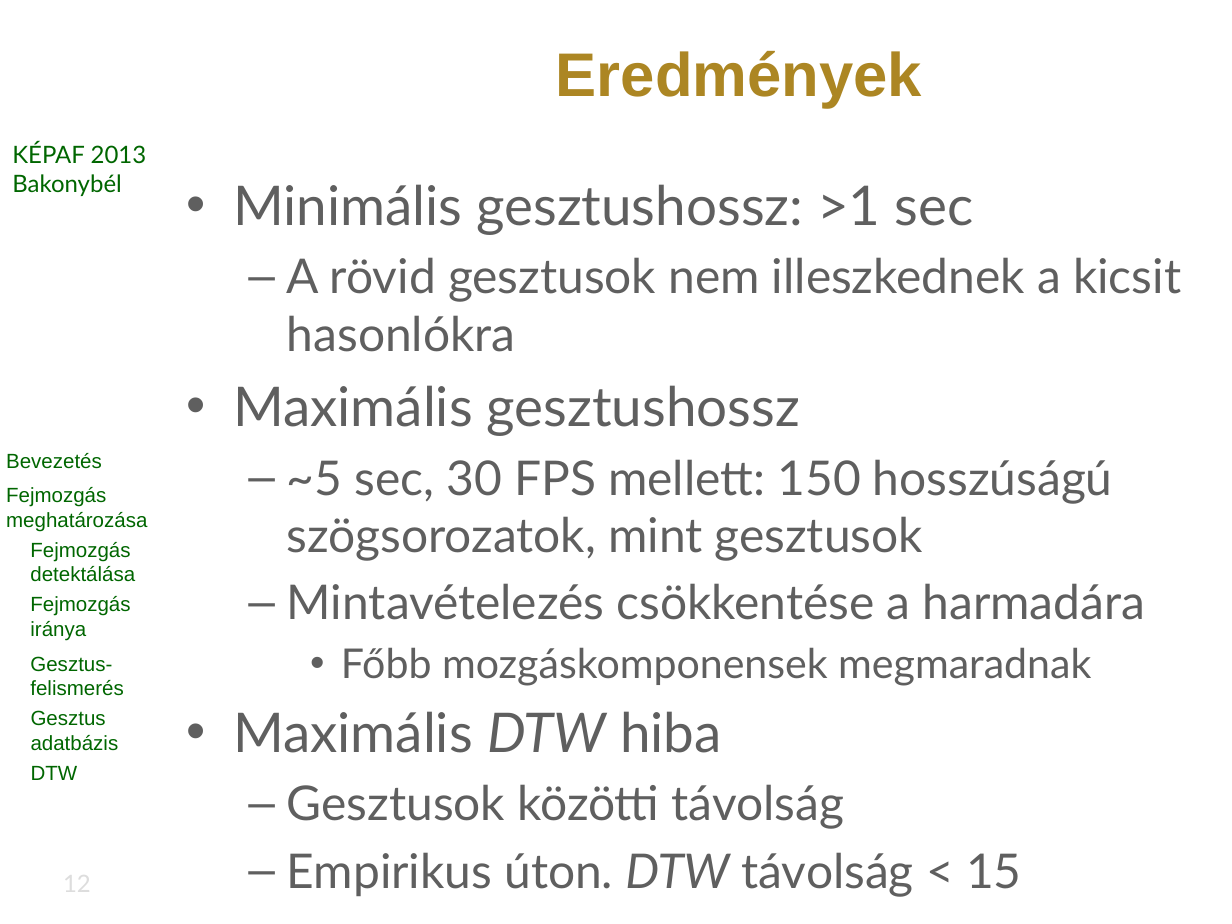
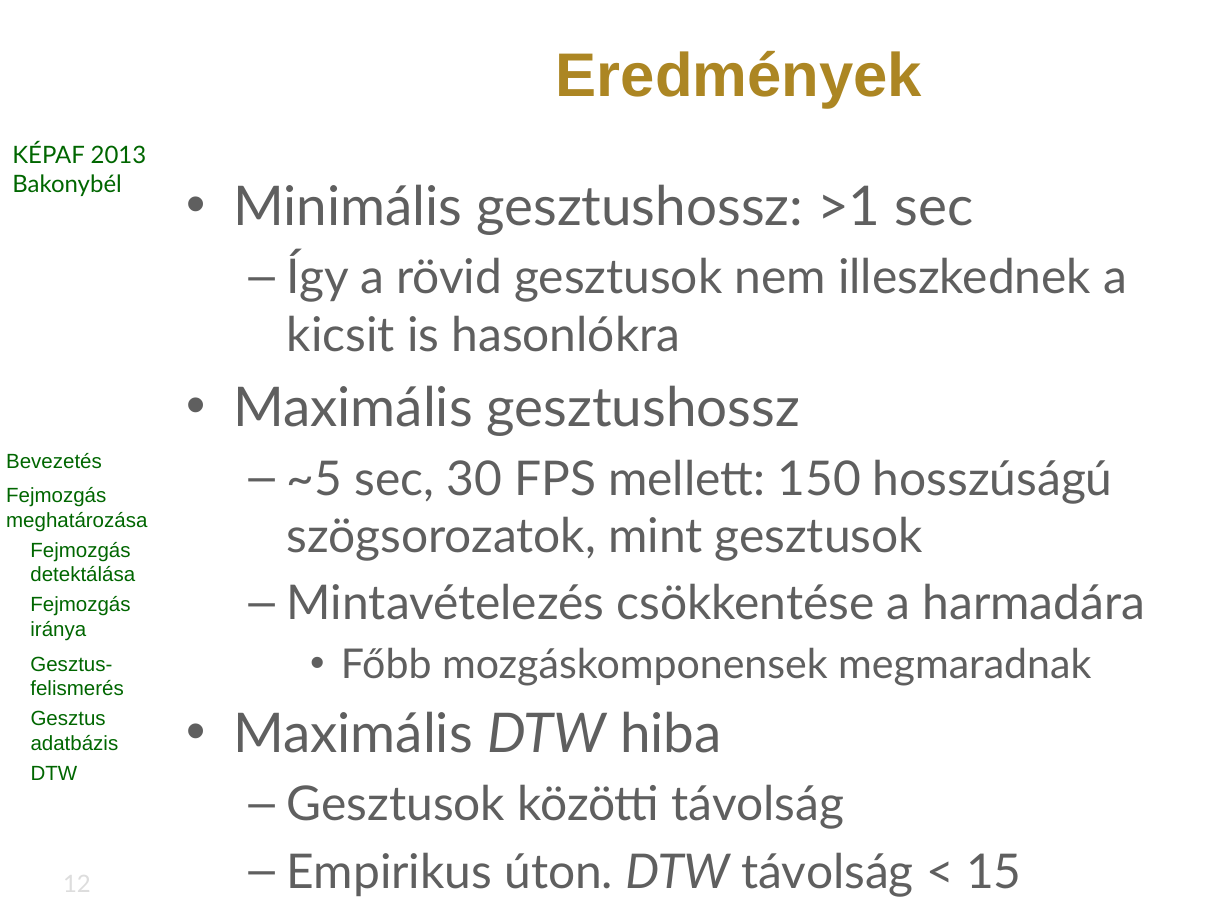
Before and after one commit to vohoaiviet/face-gesture-api, a slide deck: slide 12 of HeadMovement/research/kepaf/ppt/bertok.kornel.kepaf.2013.pptx. Drawn at 1232x924 pixels with LibreOffice and Linux fonts; fonts in the diff are those of the drawing; background and template pictures are left out. Boxes give left, top, right and bottom in pixels: in the first picture for what was removed or moved away, otherwise in the second. Text is boxed around its words. In the diff, an @@ line names an element or a change of style, - is before the commit and + after.

```diff
--- a/HeadMovement/research/kepaf/ppt/bertok.kornel.kepaf.2013.pptx
+++ b/HeadMovement/research/kepaf/ppt/bertok.kornel.kepaf.2013.pptx
@@ text at (x1=287, y1=251, x2=1127, y2=352): text changed @@
-  – A rövid gesztusok nem illeszkednek a kicsit hasonlókra
+  – Így a rövid gesztusok nem illeszkednek a kicsit is hasonlókra
```
Also in this commit, not shown: 13 other slides changed.
